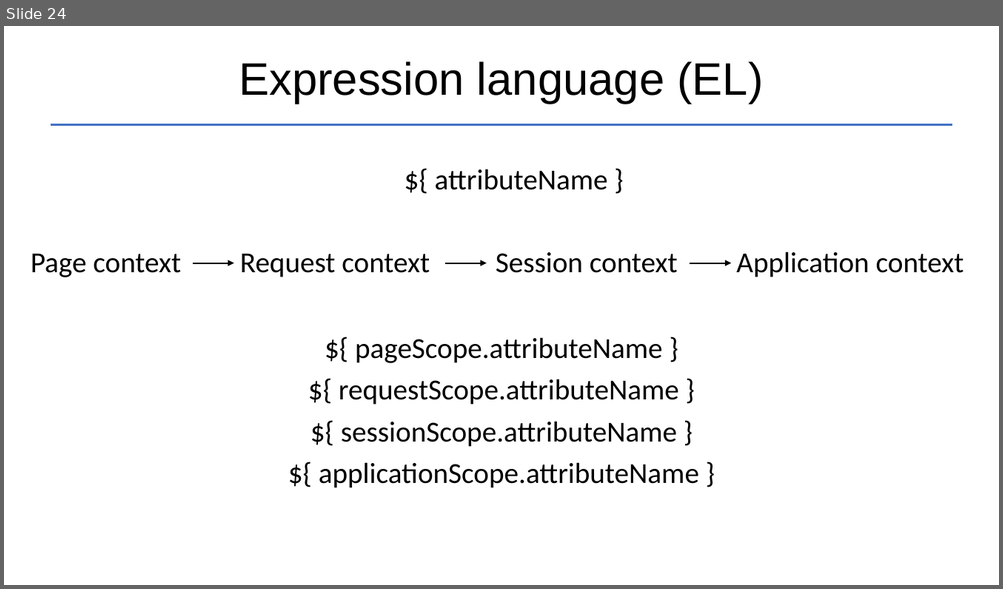
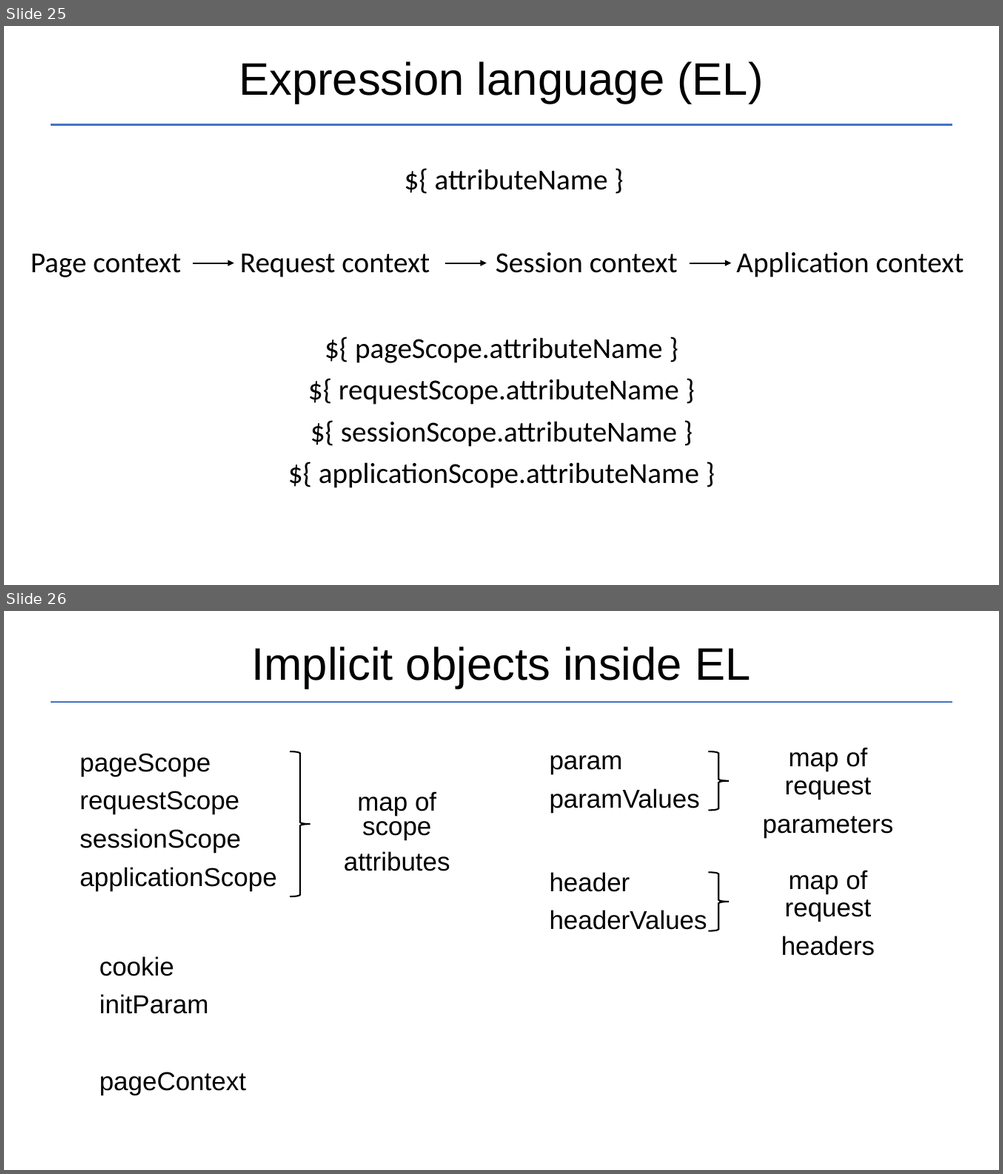
Before and after one commit to Garnik94/Levelup_presentations, a slide deck: Servlet/Servlet_Presentation.pptx. Shown one above the other, each under a label of ours: slide 24 before the commit, slides 25 and 26 after it. The pictures are 1003x589 and 1003x1174 pixels, drawn with LibreOffice and Linux fonts; fonts in the diff are those of the drawing. Boxes give left, top, right and bottom in pixels: in the first picture for what was removed or moved away, otherwise in the second. Text is boxed around its words. In the diff, an @@ line names an element or a change of style, - is before the commit and + after.

```diff
--- a/Servlet/Servlet_Presentation.pptx
+++ b/Servlet/Servlet_Presentation.pptx
@@ slide 26 added at bbox=[4, 611, 999, 1170], background #FFFFFF @@
@@ title added at bbox=[251, 647, 750, 688], 44 pt, text #000000 @@
+Implicit objects inside EL
@@ line added from (51, 702) to (952, 702), #4472C4 1.5 pt @@
@@ text added at bbox=[79, 753, 276, 891], 25 pt, text #000000 @@
+pageScope
+requestScope
+sessionScope
+applicationScope
@@ right brace added at bbox=[290, 752, 310, 897], outline #000000 1.5 pt @@
@@ text added at bbox=[549, 755, 700, 812], 25 pt, text #000000 @@
+param
+paramValues
@@ right brace added at bbox=[708, 752, 728, 811], outline #000000 1.5 pt @@
@@ text added at bbox=[762, 747, 893, 837], 25 pt, text #000000 @@
+map of request
+parameters
@@ text added at bbox=[344, 792, 450, 871], 25 pt, text #000000 @@
+map of scope
+attributes
@@ text added at bbox=[549, 872, 707, 930], 25 pt, text #000000 @@
+header
+headerValues
@@ right brace added at bbox=[708, 873, 728, 932], outline #000000 1.5 pt @@
@@ text added at bbox=[781, 870, 874, 956], 25 pt, text #000000 @@
+map of request
+headers
@@ text added at bbox=[99, 957, 246, 1096], 25 pt, text #000000 @@
+cookie
+initParam
+pageContext
@@ what was slide 24 is now slide 25 @@
```
Also in this commit, not shown: 1 slide changed, 3 other files.
